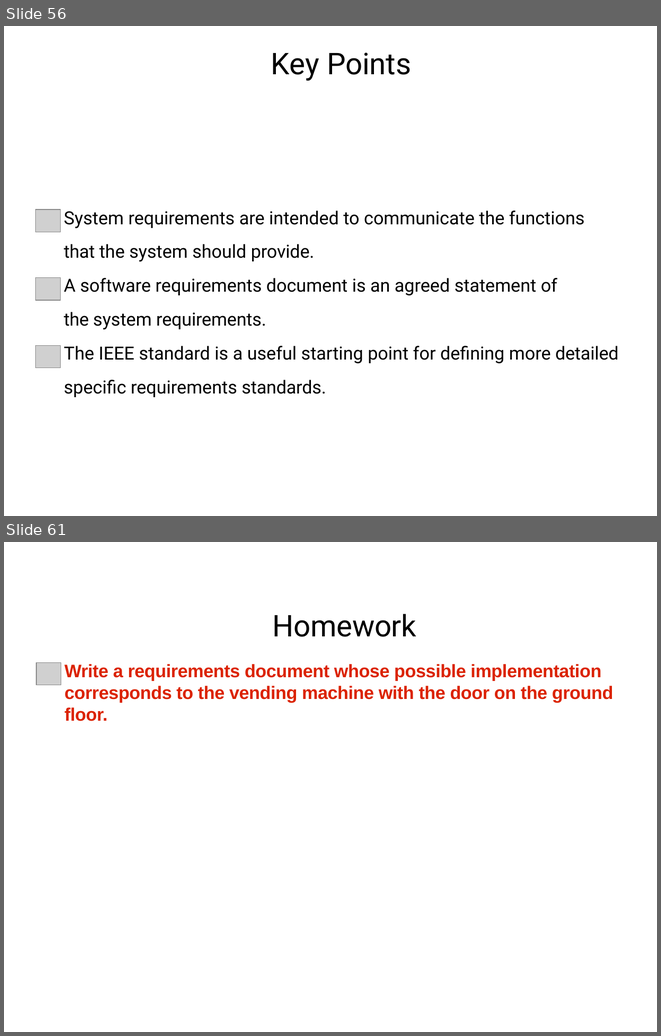
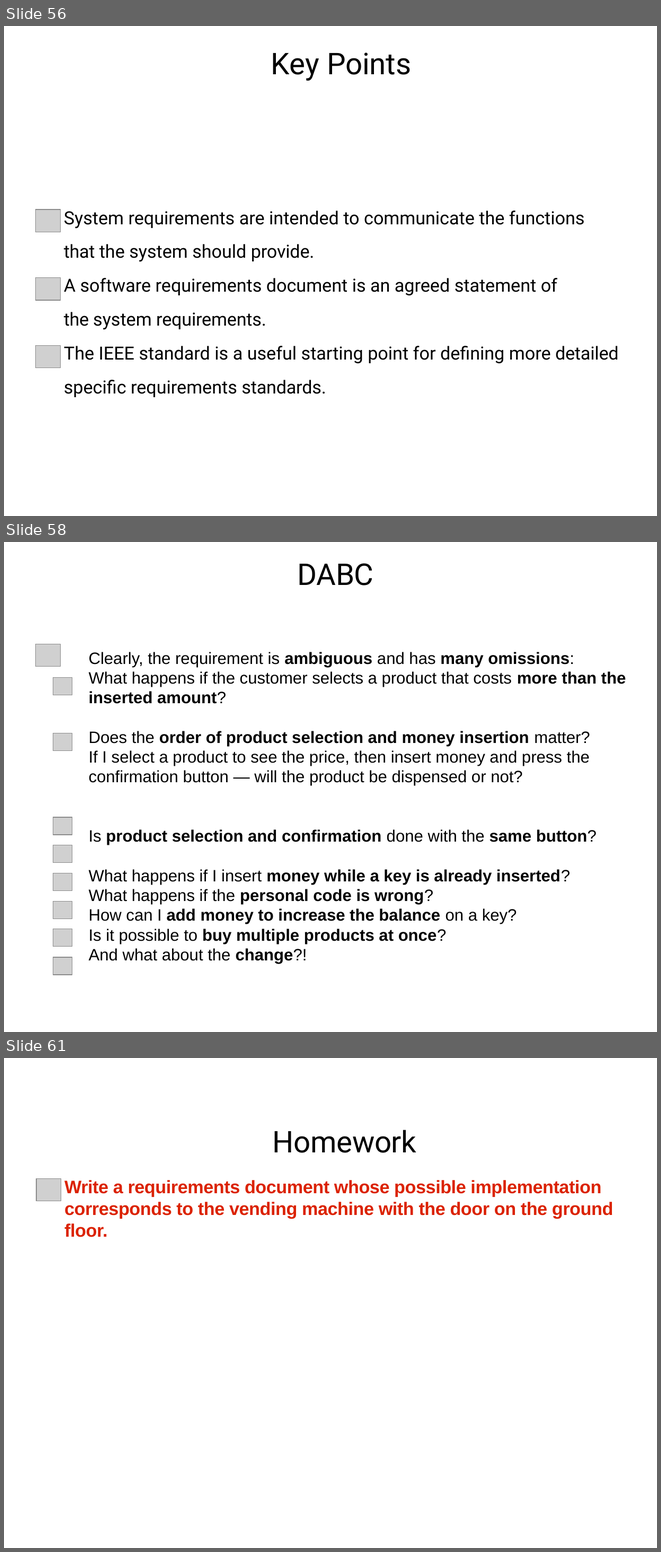
Before and after one commit to mutanganajoseph/Documents, a slide deck: auca/Sem-3/softwareEngineering/Lecture/Lecture 4 Requirements.pptx. Shown one above the other, each under a label of ours: slides 56 and 61 before the commit, slides 56, 58 and 61 after it; the slides between them are not shown. The pictures are 661x1036 and 661x1552 pixels, drawn with LibreOffice and Linux fonts; fonts in the diff are those of the drawing; grey boxes stand for pictures. Boxes give left, top, right and bottom in pixels: in the first picture for what was removed or moved away, otherwise in the second. Text is boxed around its words. In the diff, an @@ line names an element or a change of style, - is before the commit and + after.

```diff
--- a/auca/Sem-3/softwareEngineering/Lecture/Lecture 4 Requirements.pptx
+++ b/auca/Sem-3/softwareEngineering/Lecture/Lecture 4 Requirements.pptx
@@ slide 58 added at [4,542,657,1032], background #FFFFFF @@
@@ title added at [298,563,374,585], 36.3 pt, text #000000 @@
+DABC
@@ picture added at [35,644,60,667] @@
@@ text added at [89,652,626,963], 20 pt, text #000000 @@
+Clearly, the requirement is ambiguous and has many omissions:
+What happens if the customer selects a product that costs more than the inserted amount?
+Does the order of product selection and money insertion matter?
+If I select a product to see the price, then insert money and press the confirmation button — will the product be dispensed or not?
+Is product selection and confirmation done with the same button?
+What happens if I insert money while a key is already inserted?
+What happens if the personal code is wrong?
+How can I add money to increase the balance on a key?
+Is it possible to buy multiple products at once?
+And what about the change?!
@@ picture added at [53,677,72,695] @@
@@ picture added at [53,733,72,751] @@
@@ picture added at [53,817,72,835] @@
@@ picture added at [53,845,72,863] @@
@@ picture added at [53,874,72,891] @@
@@ picture added at [53,901,72,919] @@
@@ picture added at [53,929,72,947] @@
@@ picture added at [53,957,72,975] @@
```
Also in this commit, not shown: 4 slides changed, 3 other slides added, 4 slides removed, 13 other files.
